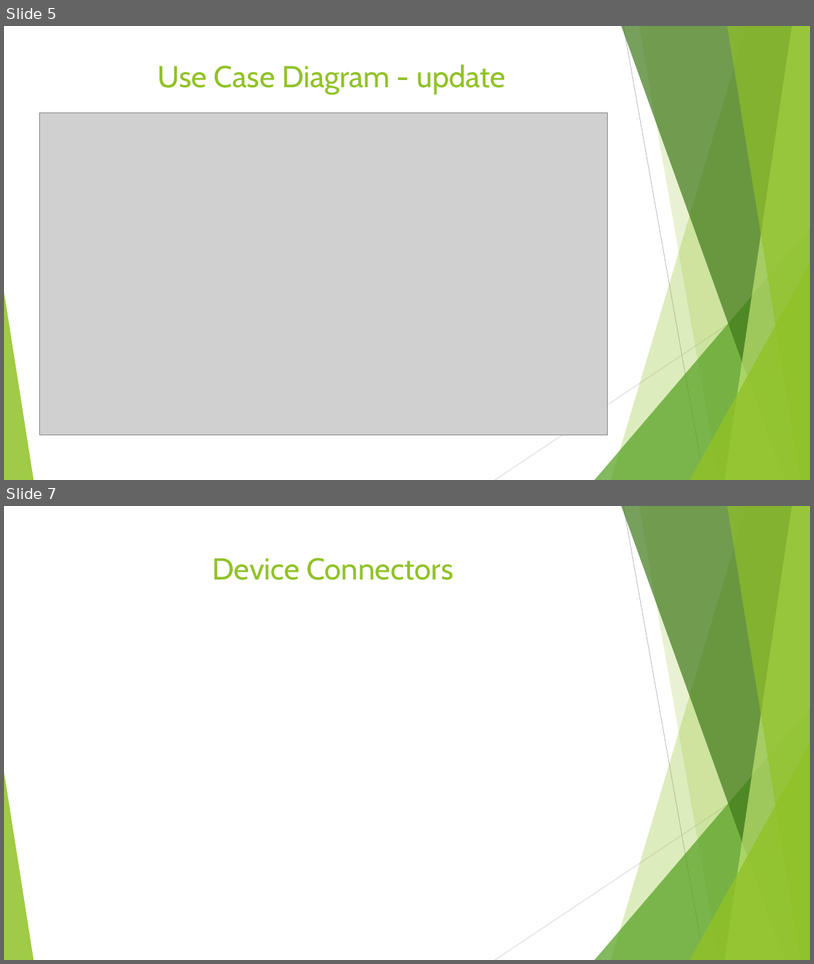
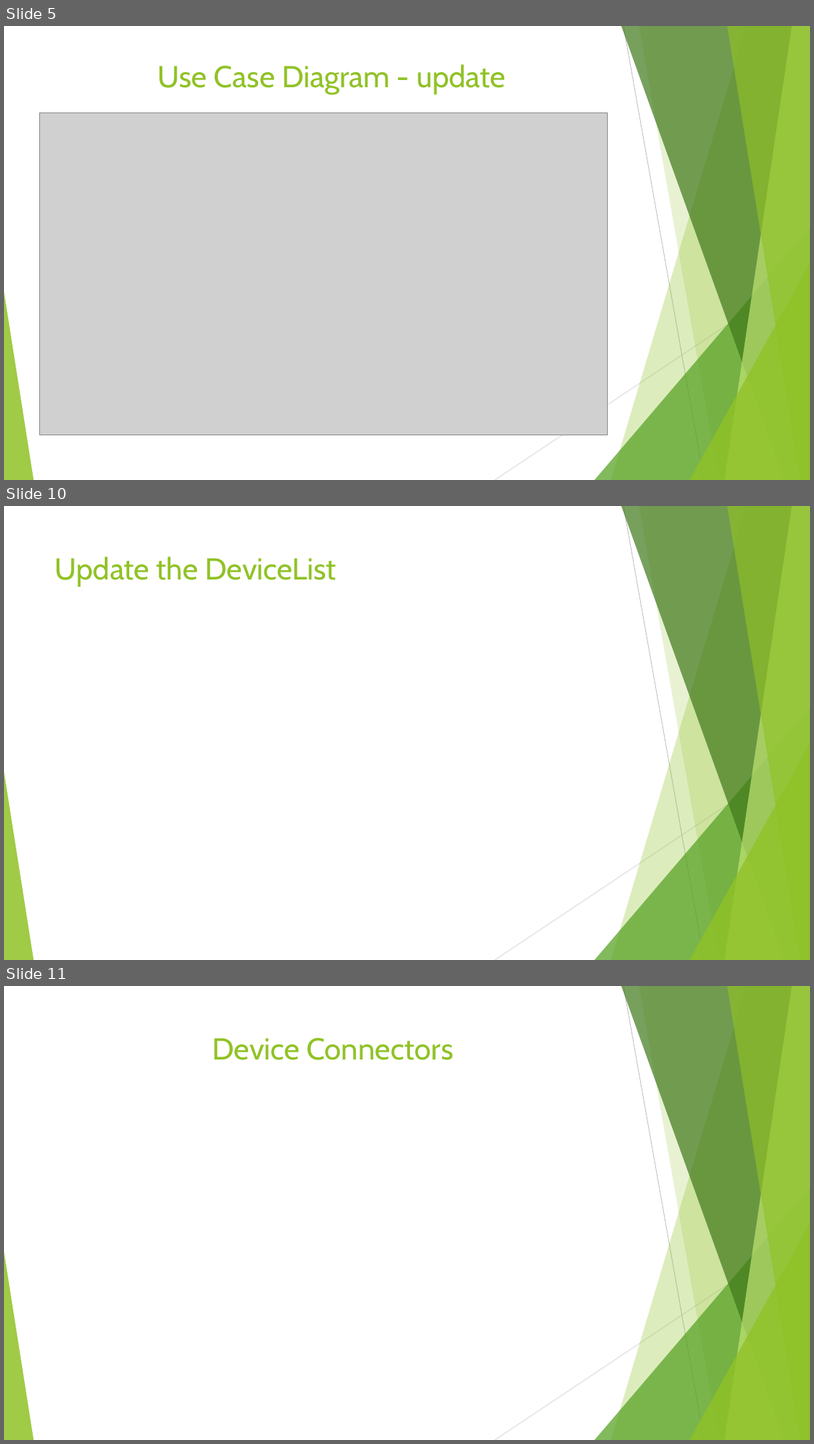
Before and after one commit to annageraci/Battery_Charger_Smart, a slide deck: Materiale Extra/Presentazione del progetto .pptx. Shown one above the other, each under a label of ours: slides 5 and 7 before the commit, slides 5, 10 and 11 after it; the slides between them are not shown. The pictures are 814x964 and 814x1444 pixels, drawn with LibreOffice and Linux fonts; fonts in the diff are those of the drawing; grey boxes stand for pictures. Boxes give left, top, right and bottom in pixels: in the first picture for what was removed or moved away, otherwise in the second. Text is boxed around its words. In the diff, an @@ line names an element or a change of style, - is before the commit and + after.

```diff
--- a/Materiale Extra/Presentazione del progetto .pptx
+++ b/Materiale Extra/Presentazione del progetto .pptx
@@ slide 10 added at (x1=4, y1=506, x2=810, y2=960), background #FFFFFF; not listed: 10 template elements that a slide beside it also shows @@
@@ title added at (x1=55, y1=556, x2=337, y2=587), 36 pt, text #90C226 @@
+Update the DeviceList
@@ what was slide 7 is now slide 11 @@
```
Also in this commit, not shown: 8 slides changed, 4 other slides added, 1 slide removed.
